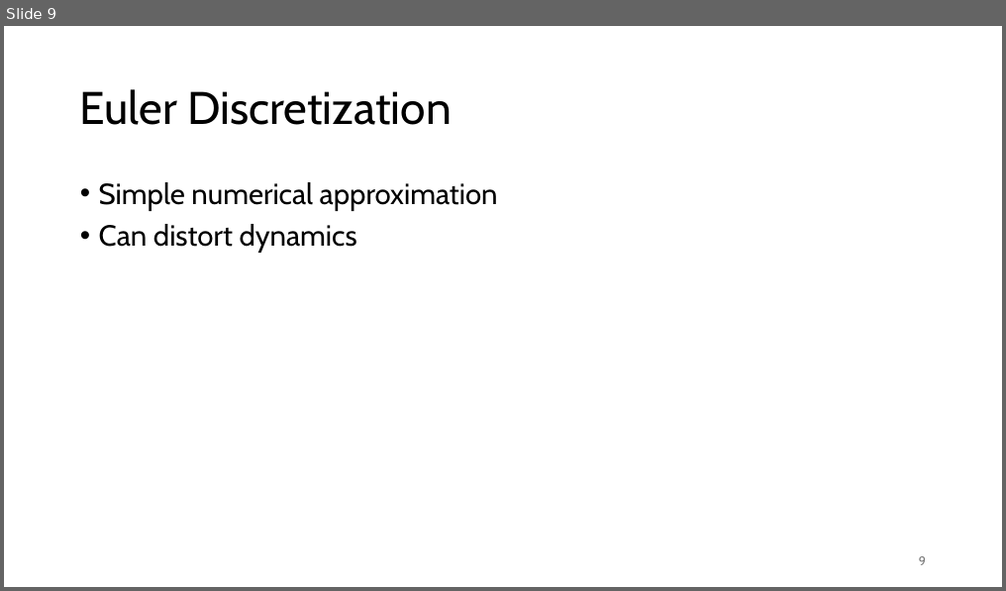
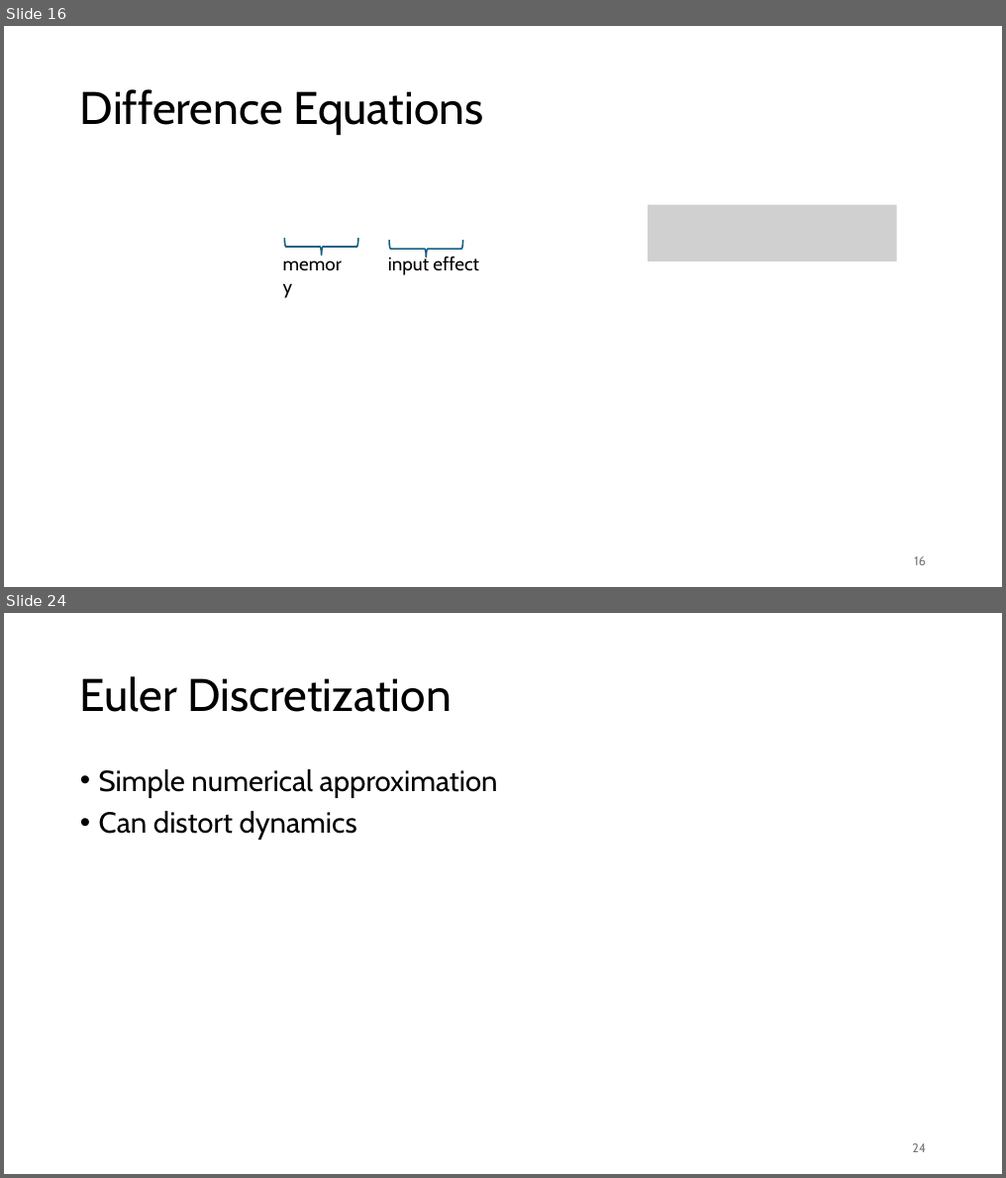
Before and after one commit to FelixWick/control_engineering, a slide deck: slides/6_discrete_controllers.pptx. Shown one above the other, each under a label of ours: slide 9 before the commit, slides 16 and 24 after it; the slides between them are not shown. The pictures are 1006x591 and 1006x1178 pixels, drawn with LibreOffice and Linux fonts; fonts in the diff are those of the drawing; grey boxes stand for pictures. Boxes give left, top, right and bottom in pixels: in the first picture for what was removed or moved away, otherwise in the second. Text is boxed around its words. In the diff, an @@ line names an element or a change of style, - is before the commit and + after.

```diff
--- a/slides/6_discrete_controllers.pptx
+++ b/slides/6_discrete_controllers.pptx
@@ slide 16 added at <box>4,26,1002,587</box>, background #FFFFFF @@
@@ title added at <box>80,89,483,135</box>, 44 pt, text #000000 @@
+Difference Equations
@@ picture added at <box>648,205,897,262</box> @@
@@ text added at <box>275,249,358,279</box>, 18 pt, text #000000 @@
+memory
@@ right brace added at <box>284,238,358,257</box>, outline #156082 1.5 pt @@
@@ text added at <box>388,256,479,275</box>, 18 pt, text #000000 @@
+input effect
@@ right brace added at <box>389,241,463,259</box>, outline #156082 1.5 pt @@
@@ page number added at <box>914,557,926,566</box>, 12 pt, text #797979 @@
+16
@@ what was slide 9 is now slide 24 @@
@@ page number at <box>912,1144,926,1153</box>: text changed @@
-9
+24
```
Also in this commit, not shown: 5 slides changed, 15 other slides added, 1 slide removed.
